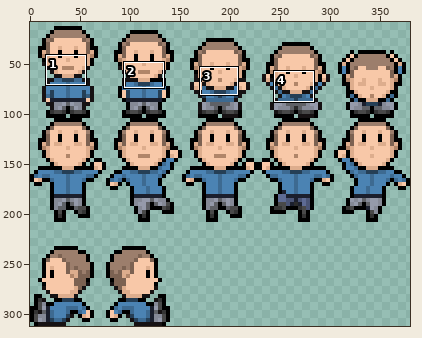
Sprite sheet -- src/assets/images/fili-draggable.png. Above: a wide view before the commit, with the close-up outlined.
Close-up. The starting point:
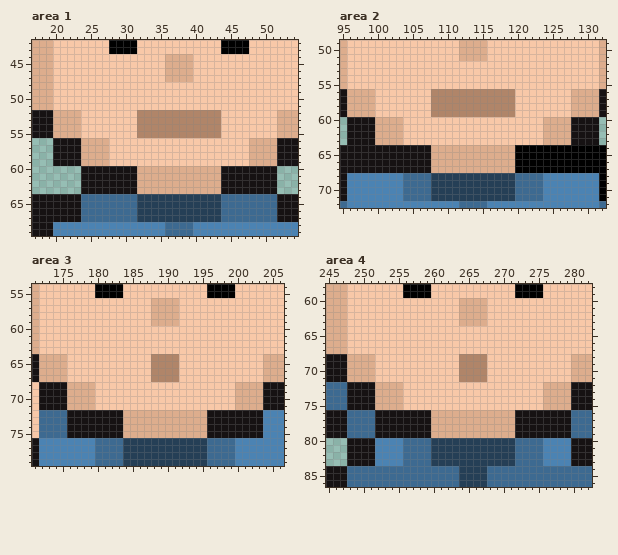
The file is 380x312 pixels. Pixels under 10% opacity are left out. Colours within 5 levels of each other are drawn and written as one. Shown: area 1: x 17..54, y 42..69; area 2: x 95..132, y 49..72; area 3: x 171..206, y 54..79; area 4: x 245..282, y 58..86. The wide view leaves out empty margins. The commit also changed other parts of the picture, which this record leaves out.
The result:
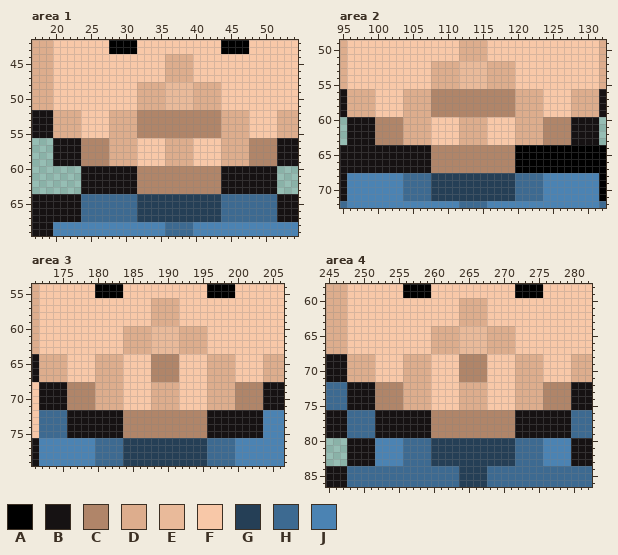
Palette (. is transparent): A #000000  B #161213  C #b08569  D #ddad8d  E #e9ba9a  F #f8c8a8  G #253f56  H #3d6a91  J #4b83b3
What changed:
Changed rows in their new state; - is an unchanged pixel.
Area 1:
first column x 24:
48 --------DDDDEEEEDDDD--------
49 --------DDDDEEEEDDDD--------
50 --------DDDDEEEEDDDD--------
51 --------DDDDEEEEDDDD--------
52 ----DDDD------------DDDD----
53 ----DDDD------------DDDD----
54 ----DDDD------------DDDD----
55 ----DDDD------------DDDD----
56 CCCCDDDD----DDDD----DDDDCCCC
57 CCCCDDDD----DDDD----DDDDCCCC
58 CCCCDDDD----DDDD----DDDDCCCC
59 CCCCDDDD----DDDD----DDDDCCCC
60 --------CCCCCCCCCCCC--------
61 --------CCCCCCCCCCCC--------
62 --------CCCCCCCCCCCC--------
63 --------CCCCCCCCCCCC--------
Area 2:
first column x 100:
52 --------DDDDEEEEDDDD--------
53 --------DDDDEEEEDDDD--------
54 --------DDDDEEEEDDDD--------
55 --------DDDDEEEEDDDD--------
56 ----DDDD------------DDDD----
57 ----DDDD------------DDDD----
58 ----DDDD------------DDDD----
59 ----DDDD------------DDDD----
60 CCCCDDDD----DDDD----DDDDCCCC
61 CCCCDDDD----DDDD----DDDDCCCC
62 CCCCDDDD----DDDD----DDDDCCCC
63 CCCCDDDD----DDDD----DDDDCCCC
64 --------CCCCCCCCCCCC--------
65 --------CCCCCCCCCCCC--------
66 --------CCCCCCCCCCCC--------
67 --------CCCCCCCCCCCC--------
Area 3:
first column x 176:
60 --------DDDDEEEEDDDD--------
61 --------DDDDEEEEDDDD--------
62 --------DDDDEEEEDDDD--------
63 --------DDDDEEEEDDDD--------
64 ----DDDD------------DDDD----
65 ----DDDD------------DDDD----
66 ----DDDD------------DDDD----
67 ----DDDD------------DDDD----
68 CCCCDDDD----DDDD----DDDDCCCC
69 CCCCDDDD----DDDD----DDDDCCCC
70 CCCCDDDD----DDDD----DDDDCCCC
71 CCCCDDDD----DDDD----DDDDCCCC
72 --------CCCCCCCCCCCC--------
73 --------CCCCCCCCCCCC--------
74 --------CCCCCCCCCCCC--------
75 --------CCCCCCCCCCCC--------
Area 4:
first column x 252:
64 --------DDDDEEEEDDDD--------
65 --------DDDDEEEEDDDD--------
66 --------DDDDEEEEDDDD--------
67 --------DDDDEEEEDDDD--------
68 ----DDDD------------DDDD----
69 ----DDDD------------DDDD----
70 ----DDDD------------DDDD----
71 ----DDDD------------DDDD----
72 CCCCDDDD----DDDD----DDDDCCCC
73 CCCCDDDD----DDDD----DDDDCCCC
74 CCCCDDDD----DDDD----DDDDCCCC
75 CCCCDDDD----DDDD----DDDDCCCC
76 --------CCCCCCCCCCCC--------
77 --------CCCCCCCCCCCC--------
78 --------CCCCCCCCCCCC--------
79 --------CCCCCCCCCCCC--------
Boxes around the changes in both close-ups, in picture pixels (x1, y1, x2, y2):
changed: (81, 82, 277, 194)
changed: (375, 61, 571, 173)
changed: (67, 326, 263, 438)
changed: (375, 326, 571, 438)
